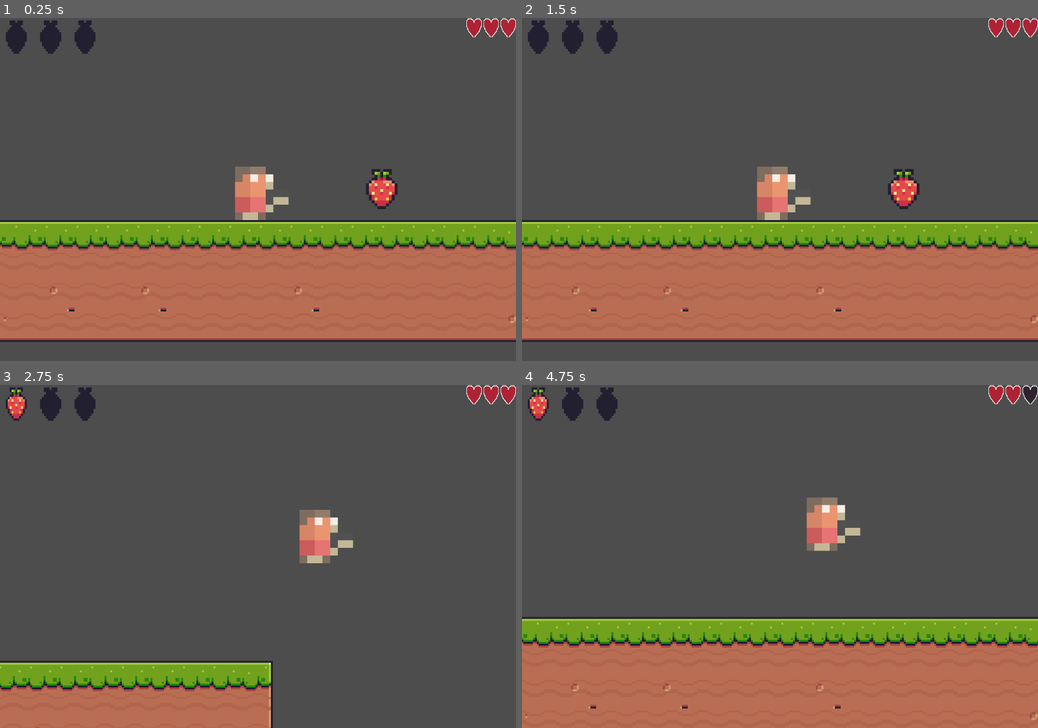
Above: before the commit, frames 1-4 (two rows, left to right).
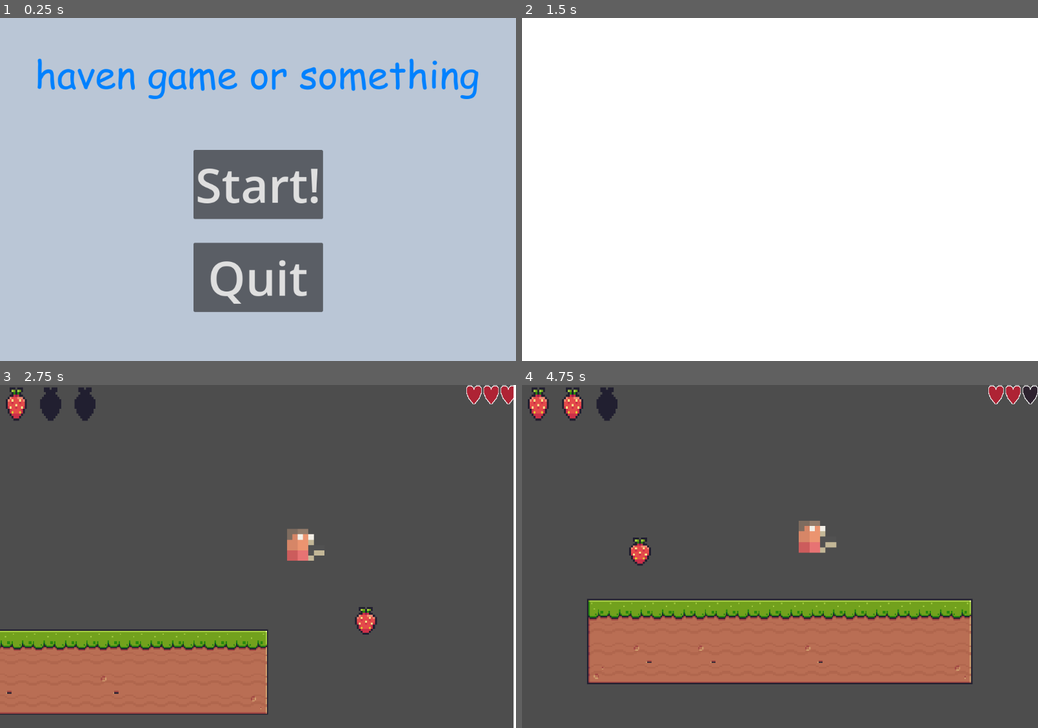
Above: after the commit, the same moments.

Repository: obobed/jumpstart-haven
Game: Godot game, scene res://scenes/start.tscn
The game is run twice, just before and just after one commit, with the same random seed, the same clock (stepped at 60 frames per second) and the same inputs. Before the commit the project starts from res://scenes/basic_level.tscn.
Inputs (mouse positions are in pixels of both pictures, inside the frame that each line leads up to):
- Up to frame 1 (0.25 s): no input
- Up to frame 2 (1.5 s): click (780, 186) at 0.5 s, where only the run after the commit has a clickable "Start!"; click (780, 186) at 1.25 s, where only the run after the commit has a clickable "Start!"
- Up to frame 3 (2.75 s): tap Enter at 2 s; move the mouse to (371, 539) at 2.02 s; hold D (move_right) from 2.03 s (still down); tap Q (dash) at 2.1 s; click (371, 539) at 2.17 s; tap Space (jump) at 2.27 s
- Up to frame 4 (4.75 s): move the mouse to (676, 573) at 2.77 s; tap S (slam) at 2.85 s; tap Space (jump) at 3.02, 4.52 s; move the mouse to (831, 481) at 3.52 s; release D (move_right) at 3.53 s; hold A (move_left) 3.53-4.28 s; tap Alt at 3.6 s; move the mouse to (754, 625) at 4.27 s; hold D (move_right) from 4.28 s (still down); tap Shift at 4.35 s; click (754, 625) at 4.42 s

The runs differ from the first frame. In frame 1, 97% of the frame differs, in the area x 0-100%, y 0-100%; in frame 2, 100%; in frame 3, 14%; in frame 4, 30%.

Commit message:
win screen?

Diff:
--- a/project.godot
+++ b/project.godot
@@ -15,7 +15,7 @@
 [application]
 
 config/name="jumpstart haven"
-run/main_scene="uid://jv2aduglbjjg"
+run/main_scene="uid://bq63sn3vnj38p"
 config/features=PackedStringArray("4.7", "Forward Plus")
 config/icon="res://icon.svg"
 
--- a/scenes/basic_level.tscn
+++ b/scenes/basic_level.tscn
@@ -194,3 +194,9 @@
 [node name="CoinBar" parent="." unique_id=1453312469 instance=ExtResource("4_qb4si")]
 
 [node name="HealthBar" parent="." unique_id=1939863848 instance=ExtResource("6_odilc")]
+
+[node name="Coin2" parent="." unique_id=1397925429 instance=ExtResource("3_tn7vo")]
+position = Vector2(-421, -78)
+
+[node name="Coin3" parent="." unique_id=224405351 instance=ExtResource("3_tn7vo")]
+position = Vector2(865, 38)
--- a/scenes/components/player.tscn
+++ b/scenes/components/player.tscn
@@ -131,6 +131,7 @@
 shape = SubResource("CapsuleShape2D_g2els")
 
 [node name="camera" type="Camera2D" parent="." unique_id=1642076844]
+zoom = Vector2(0.7, 0.7)
 position_smoothing_enabled = true
 
 [node name="sprite" type="AnimatedSprite2D" parent="." unique_id=1041296177]
--- /dev/null
+++ b/scenes/win.tscn
@@ -0,0 +1,74 @@
+[gd_scene format=3 uid="uid://bs051psicd1d4"]
+
+[ext_resource type="Script" uid="uid://dp2eqsel5weu" path="res://scripts/game_over.gd" id="1_y6rbw"]
+[ext_resource type="Texture2D" uid="uid://ci1mycamtn2d6" path="res://assets/win.png" id="2_1jw0i"]
+
+[sub_resource type="Theme" id="Theme_bi355"]
+
+[node name="GameOver" type="Control" unique_id=1155326103]
+layout_mode = 3
+anchors_preset = 15
+anchor_right = 1.0
+anchor_bottom = 1.0
+grow_horizontal = 2
+grow_vertical = 2
+script = ExtResource("1_y6rbw")
+start_scene = "uid://jv2aduglbjjg"
+
+[node name="ColorRect" type="ColorRect" parent="." unique_id=904500187]
+layout_mode = 1
+anchors_preset = 15
+anchor_right = 1.0
+anchor_bottom = 1.0
+grow_horizontal = 2
+grow_vertical = 2
+color = Color(0.729412, 0.776471, 0.839216, 1)
+
+[node name="restart" type="Button" parent="." unique_id=800648473]
+layout_mode = 1
+anchors_preset = 2
+anchor_top = 1.0
+anchor_bottom = 1.0
+offset_top = -159.0
+offset_right = 400.0
+offset_bottom = 1.0
+grow_vertical = 0
+theme = SubResource("Theme_bi355")
+theme_override_font_sizes/font_size = 100
+text = "Restart"
+
+[node name="quit" type="Button" parent="." unique_id=1894282185]
+layout_mode = 1
+anchors_preset = 3
+anchor_left = 1.0
+anchor_top = 1.0
+anchor_right = 1.0
+anchor_bottom = 1.0
+offset_left = -217.0
+offset_top = -145.0
+grow_horizontal = 0
+grow_vertical = 0
+theme = SubResource("Theme_bi355")
+theme_override_font_sizes/font_size = 100
+text = "Quit"
+
+[node name="HBoxContainer" type="HBoxContainer" parent="." unique_id=1119968282]
+layout_mode = 0
+offset_right = 40.0
+offset_bottom = 40.0
+
+[node name="TextureRect" type="TextureRect" parent="." unique_id=1649138874]
+layout_mode = 1
+anchors_preset = 5
+anchor_left = 0.5
+anchor_right = 0.5
+offset_left = -450.0
+offset_top = 50.0
+offset_right = 450.0
+offset_bottom = 500.0
+grow_horizontal = 2
+texture = ExtResource("2_1jw0i")
+stretch_mode = 3
+
+[connection signal="pressed" from="restart" to="." method="_on_restart_pressed"]
+[connection signal="pressed" from="quit" to="." method="_on_quit_pressed"]
--- a/scripts/coin_bar.gd
+++ b/scripts/coin_bar.gd
@@ -10,13 +10,9 @@
 const empty_slot = preload("res://assets/items/emptyCoin.png")
 
 func _ready() -> void:
-	Health.connect("hide_bars", func(): self.visible = false)
 	self.visible = true
 	updateCoins(Globals.collected)
 
 func updateCoins(count: int) -> void:
 	for i in range(slots.size()):
 		slots[i].texture = filled_slot if i < count else empty_slot
-
-func _on_hide_bars():
-	self.visible = false
--- a/scripts/game_over.gd
+++ b/scripts/game_over.gd
@@ -8,10 +8,11 @@
 	loaded.emit()
 
 func _on_restart_pressed() -> void:
+	Globals.reset()
 	TransitionController.transition_to(start_scene)
 
 func _on_quit_pressed() -> void:
-	TransitionController.transition_in()
+	TransitionController.transition_in_black()
 	await TransitionController.transitioned_in
 	await get_tree().create_timer(0.3).timeout
 	get_tree().quit()
--- a/scripts/globals.gd
+++ b/scripts/globals.gd
@@ -5,14 +5,12 @@
 
 const quota := 3
 
-signal collected_all
-
 var collected := 0
 
 func add_coin():
 	collected += 1
 	if collected >= quota:
-		collected_all.emit()
+		TransitionController.transition_to("res://scenes/win.tscn")
 
 func set_player_pos(position: Vector2):
 	player_pos = position
@@ -20,3 +18,7 @@
 func getSpawn():
 	print(respawn)
 	return respawn
+
+func reset():
+	collected = 0
+	Health.health = 3
--- a/scripts/health.gd
+++ b/scripts/health.gd
@@ -1,6 +1,4 @@
 extends Node
-
-signal hide_bars
 
 @export_file("*.tscn") var end_screen = "res://scenes/gameOver.tscn"
 
@@ -12,5 +10,4 @@
 func check_health():
 	if health < 1:
 		health = 3
-		hide_bars.emit()
 		TransitionController.transition_to(end_screen)
--- a/scripts/health_bar.gd
+++ b/scripts/health_bar.gd
@@ -11,7 +11,6 @@
 const empty_slot = preload("res://assets/emptyHeart.png")
 
 func _ready() -> void:
-	Health.connect("hide_bars", func(): self.visible = false)
 	self.visible = true
 	updateHealth()
 
--- a/transition/transitionController.tscn
+++ b/transition/transitionController.tscn
@@ -61,6 +61,57 @@
 "update": 0,
 "values": [0.0, 0.50000002375, 1.0]
 }
+tracks/2/type = "value"
+tracks/2/imported = false
+tracks/2/enabled = true
+tracks/2/path = NodePath("Overlay:color")
+tracks/2/interp = 1
+tracks/2/loop_wrap = true
+tracks/2/keys = {
+"times": PackedFloat32Array(0),
+"transitions": PackedFloat32Array(1),
+"update": 0,
+"values": [Color(1, 1, 1, 1)]
+}
+
+[sub_resource type="Animation" id="Animation_xp7l8"]
+resource_name = "in_black"
+tracks/0/type = "value"
+tracks/0/imported = false
+tracks/0/enabled = true
+tracks/0/path = NodePath("Overlay:color")
+tracks/0/interp = 1
+tracks/0/loop_wrap = true
+tracks/0/keys = {
+"times": PackedFloat32Array(0),
+"transitions": PackedFloat32Array(1),
+"update": 0,
+"values": [Color(0, 0, 0, 1)]
+}
+tracks/1/type = "value"
+tracks/1/imported = false
+tracks/1/enabled = true
+tracks/1/path = NodePath("Overlay:material:shader_parameter/progress")
+tracks/1/interp = 2
+tracks/1/loop_wrap = true
+tracks/1/keys = {
+"times": PackedFloat32Array(0, 0.2, 0.7),
+"transitions": PackedFloat32Array(1, 1, 1),
+"update": 0,
+"values": [0.0, 0.50000002375, 1.0]
+}
+tracks/2/type = "value"
+tracks/2/imported = false
+tracks/2/enabled = true
+tracks/2/path = NodePath("Overlay:material:shader_parameter/fill")
+tracks/2/interp = 1
+tracks/2/loop_wrap = true
+tracks/2/keys = {
+"times": PackedFloat32Array(0),
+"transitions": PackedFloat32Array(1),
+"update": 1,
+"values": [true]
+}
 
 [sub_resource type="Animation" id="Animation_qdmro"]
 resource_name = "out"
@@ -68,7 +119,7 @@
 tracks/0/imported = false
 tracks/0/enabled = true
 tracks/0/path = NodePath("Overlay:material:shader_parameter/progress")
-tracks/0/interp = 1
+tracks/0/interp = 2
 tracks/0/loop_wrap = true
 tracks/0/keys = {
 "times": PackedFloat32Array(0, 0.2, 0.7),
@@ -88,21 +139,36 @@
 "update": 1,
 "values": [false]
 }
+tracks/2/type = "value"
+tracks/2/imported = false
+tracks/2/enabled = true
+tracks/2/path = NodePath("Overlay:color")
+tracks/2/interp = 1
+tracks/2/loop_wrap = true
+tracks/2/keys = {
+"times": PackedFloat32Array(0),
+"transitions": PackedFloat32Array(1),
+"update": 0,
+"values": [Color(1, 1, 1, 1)]
+}
 
 [sub_resource type="AnimationLibrary" id="AnimationLibrary_xp7l8"]
 _data = {
 &"RESET": SubResource("Animation_230ws"),
 &"in": SubResource("Animation_jsqwk"),
+&"in_black": SubResource("Animation_xp7l8"),
 &"out": SubResource("Animation_qdmro")
 }
 
 [node name="TransitionController" type="CanvasLayer" unique_id=539913717]
+layer = 100
 script = ExtResource("1_230ws")
 
 [node name="Overlay" type="ColorRect" parent="." unique_id=393521316]
 material = SubResource("ShaderMaterial_kxpkq")
 offset_right = 1080.0
 offset_bottom = 720.0
+color = Color(0, 0, 0, 1)
 
 [node name="AnimationPlayer" type="AnimationPlayer" parent="." unique_id=1313411508]
 libraries/ = SubResource("AnimationLibrary_xp7l8")
--- a/transition/transition_controller.gd
+++ b/transition/transition_controller.gd
@@ -12,6 +12,10 @@
 
 func transition_in():
 	animation_player.play("in")
+	overlay.visible = true
+
+func transition_in_black():
+	animation_player.play("in_black")
 	overlay.visible = true
 
 func transition_out():
@@ -35,7 +39,7 @@
 	await transitioned_out
 
 func _on_animation_player_animation_finished(anim_name: StringName) -> void:
-	if anim_name == "in":
+	if anim_name == "in" or anim_name == "in_black":
 		transitioned_in.emit()
 	elif anim_name == "out":
 		overlay.visible = false # otherwise the invisible overlay keeps eating mouse clicks
Binary file added: assets/win.png
Not shown, added: assets/win.png.import
